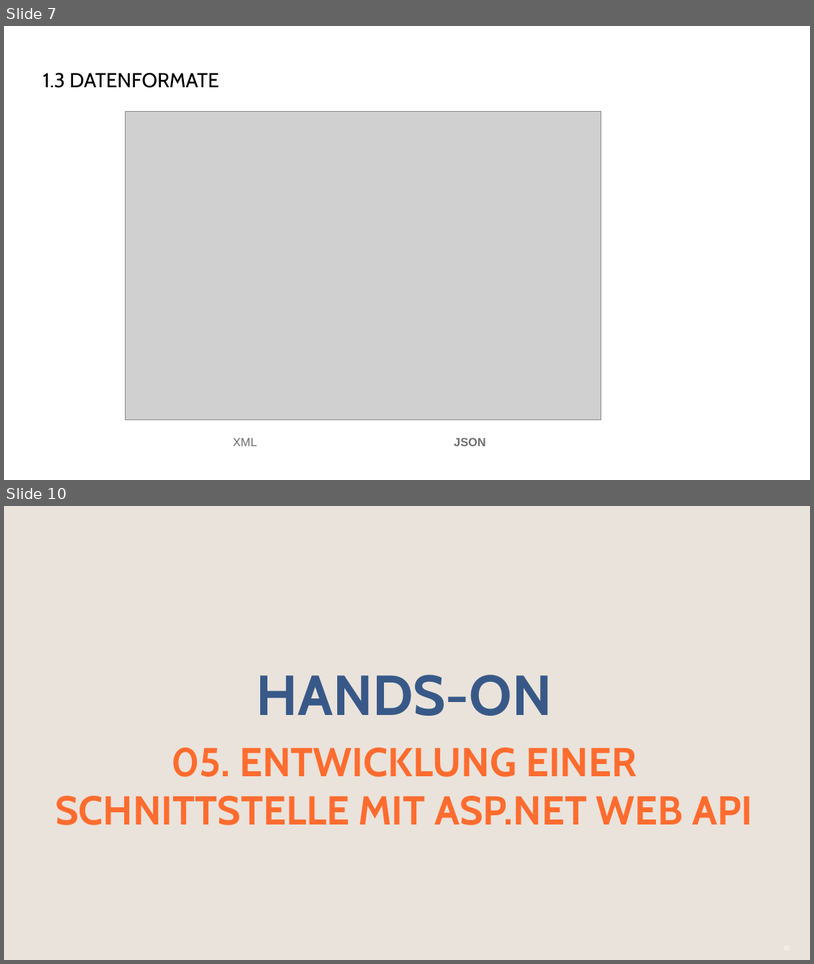
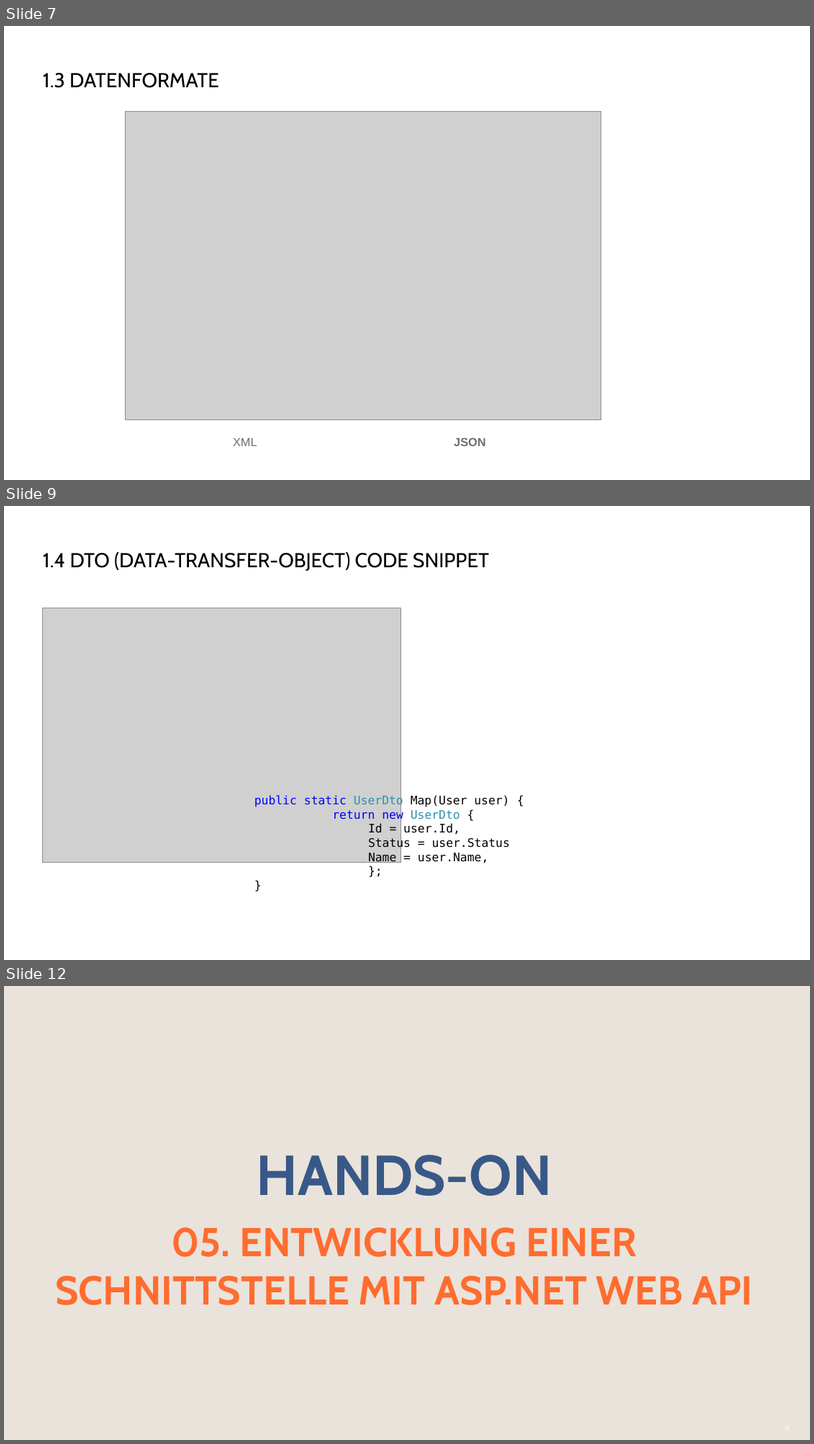
Before and after one commit to danielbeckmann/DotNETJumpStart, a slide deck: 05. ASP.NET Web API/Entwicklung einer Schnittstelle mit ASP.NET Web API.pptx. Shown one above the other, each under a label of ours: slides 7 and 10 before the commit, slides 7, 9 and 12 after it; the slides between them are not shown. The pictures are 814x964 and 814x1444 pixels, drawn with LibreOffice and Linux fonts; fonts in the diff are those of the drawing; grey boxes stand for pictures; background and template pictures are left out. Boxes give left, top, right and bottom in pixels: in the first picture for what was removed or moved away, otherwise in the second. Text is boxed around its words. In the diff, an @@ line names an element or a change of style, - is before the commit and + after.

Commit message:
added pages for code snippets

```diff
--- a/05. ASP.NET Web API/Entwicklung einer Schnittstelle mit ASP.NET Web API.pptx
+++ b/05. ASP.NET Web API/Entwicklung einer Schnittstelle mit ASP.NET Web API.pptx
@@ slide 9 added at bbox=[4, 506, 810, 960], background #FFFFFF @@
@@ title added at bbox=[43, 552, 489, 571], 24 pt, text #000000 @@
+1.4 DTO (DATA-TRANSFER-OBJECT) CODE SNIPPET
@@ picture added at bbox=[43, 608, 401, 862] @@
@@ text added at bbox=[255, 794, 510, 864], 14 pt, text #000000 @@
+public static UserDto Map(User user) {
+return new UserDto {
+Id = user.Id,
+Status = user.Status
+Name = user.Name,
+};
+}
@@ what was slide 10 is now slide 12 @@
```
Also in this commit, not shown: 2 slides changed, 1 other slide added.
